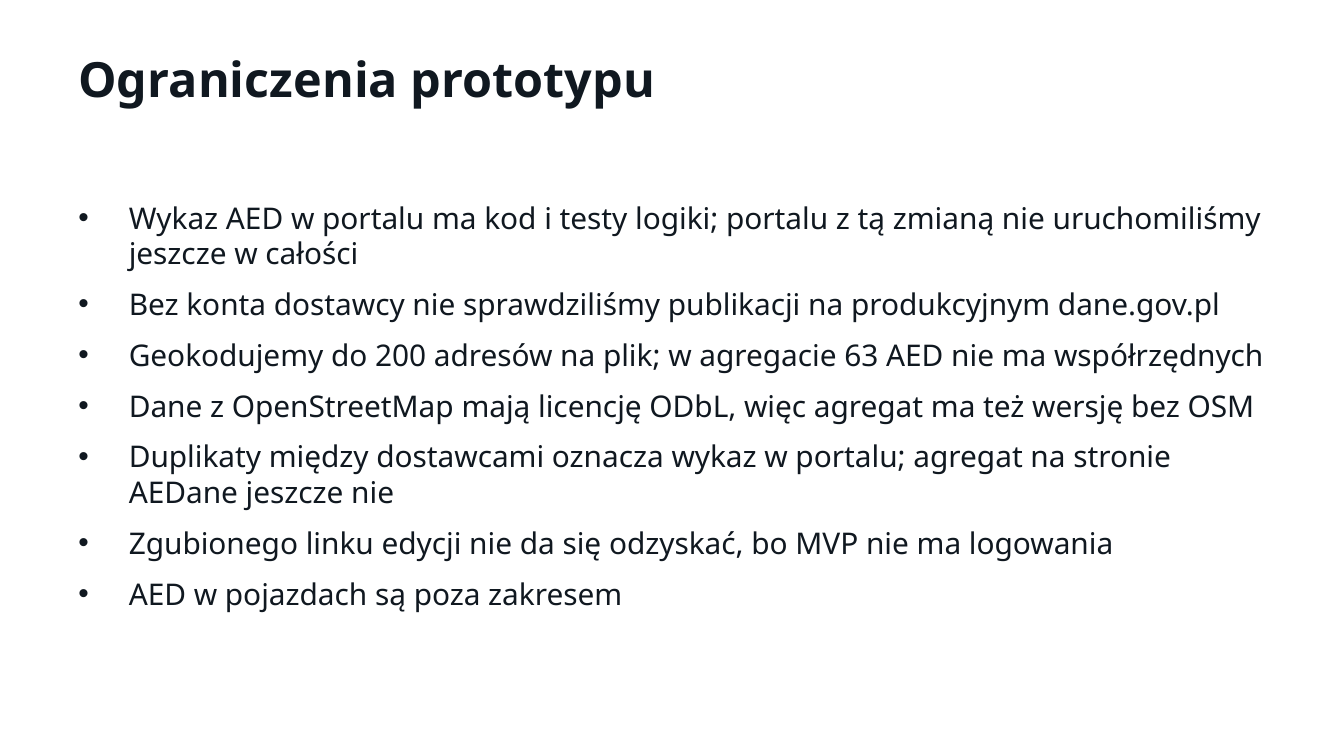
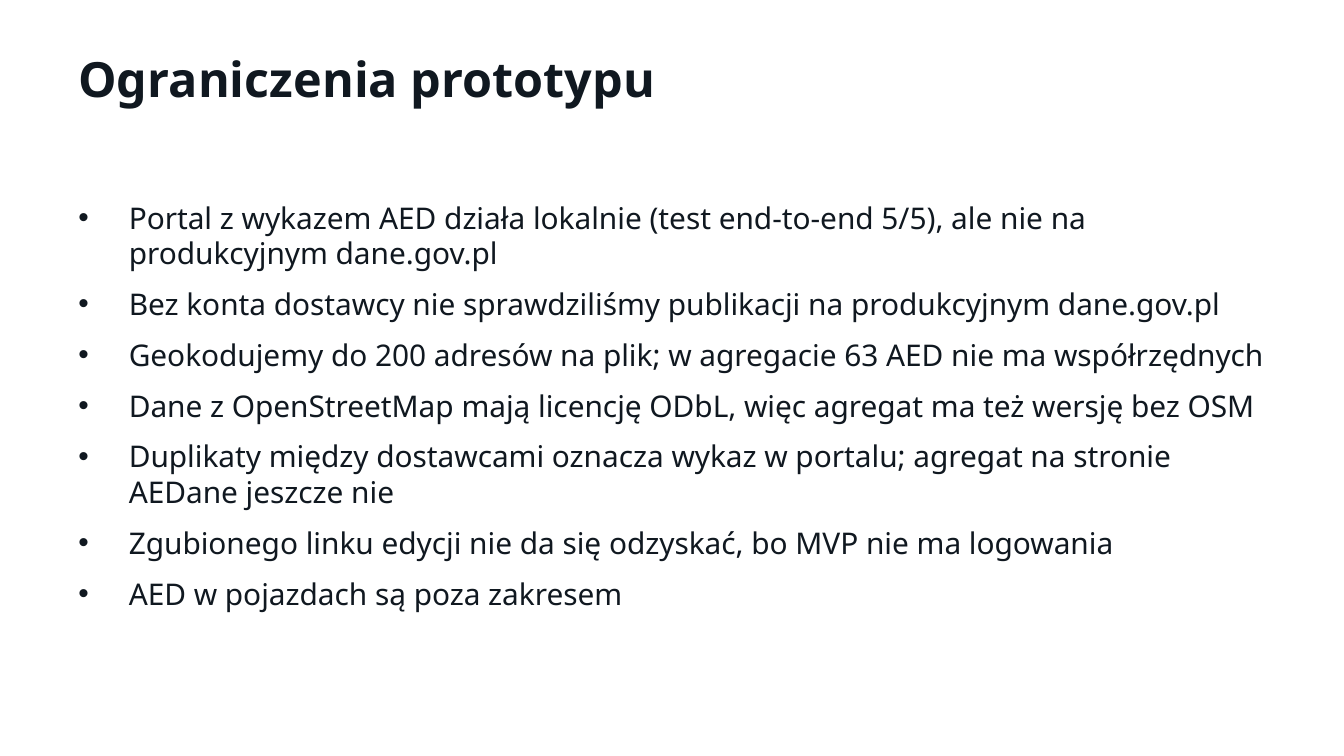
Before and after one commit to LastMinuteGameStudio/hacknation, a slide deck: slide 18 of prezentacja/AEDane-Misja-AED.pptx (slide 17 before the commit). Drawn at 1344x756 pixels with LibreOffice and Linux fonts; fonts in the diff are those of the drawing. Boxes give left, top, right and bottom in pixels: in the first picture for what was removed or moved away, otherwise in the second. Text is boxed around its words. In the diff, an @@ line names an element or a change of style, - is before the commit and + after.

```diff
--- a/prezentacja/AEDane-Misja-AED.pptx
+++ b/prezentacja/AEDane-Misja-AED.pptx
@@ text at bbox=[129, 206, 1086, 272]: text changed @@
-• Wykaz AED w portalu ma kod i testy logiki; portalu z tą zmianą nie uruchomiliśmy jeszcze w całości
+• Portal z wykazem AED działa lokalnie (test end-to-end 5/5), ale nie na produkcyjnym dane.gov.pl
```
Also in this commit, not shown: 1 slide added, 1 other file.
